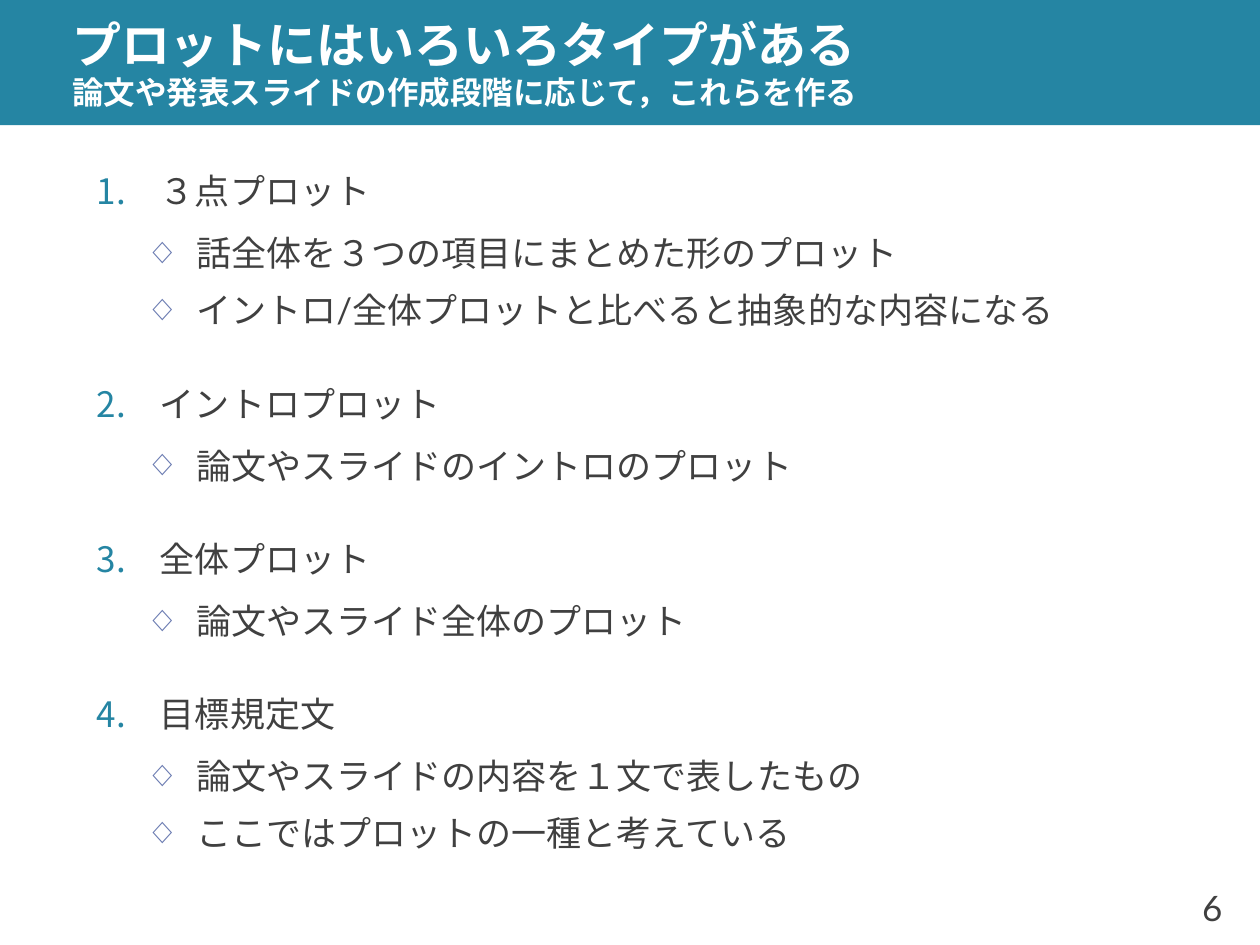
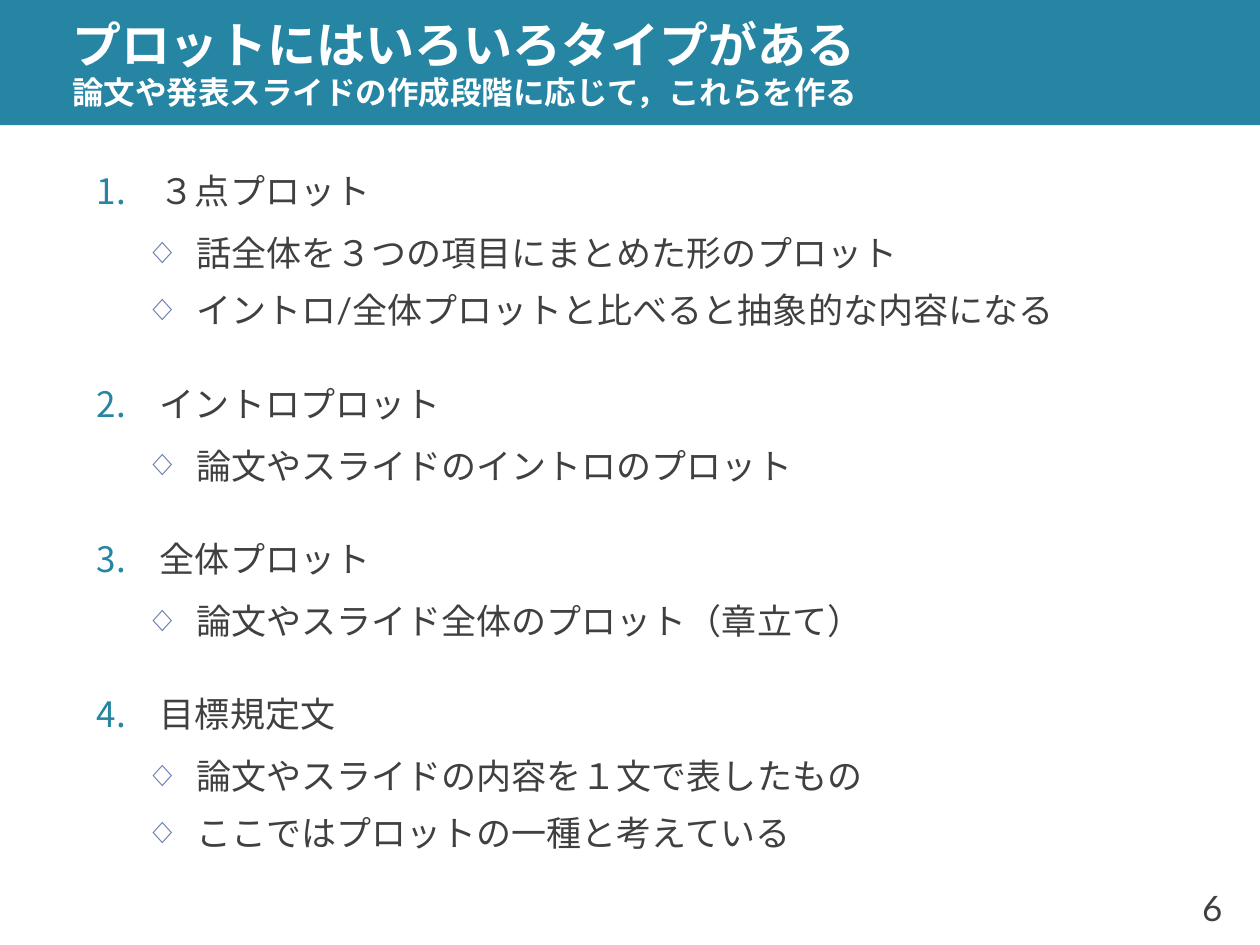
Before and after one commit to shioya-lab/how-to, a slide deck: slide 6 of plot.pptx. Drawn at 1260x945 pixels with LibreOffice and Linux fonts; fonts in the diff are those of the drawing. Boxes give left, top, right and bottom in pixels: in the first picture for what was removed or moved away, otherwise in the second. Text is boxed around its words. In the diff, an @@ line names an element or a change of style, - is before the commit and + after.

Commit message:
plot を v14 に
p.9 親子関係が厳密ではない点を追加
p.20 背景の話題の絞り方を追加
p.33-p.35 属性や話題によるまとめかたを加筆
p.56 全体プロットの親子関係の注意を追加
p.64 イントロの書き出しについての注意を追加

```diff
--- a/plot.pptx
+++ b/plot.pptx
@@ text at (196, 604, 862, 637): text changed @@
-  ◇ 論文やスライド全体のプロット
+  ◇ 論文やスライド全体のプロット（章立て）
```
Also in this commit, not shown: 11 other slides changed, 7 slides added, 1 other file.
